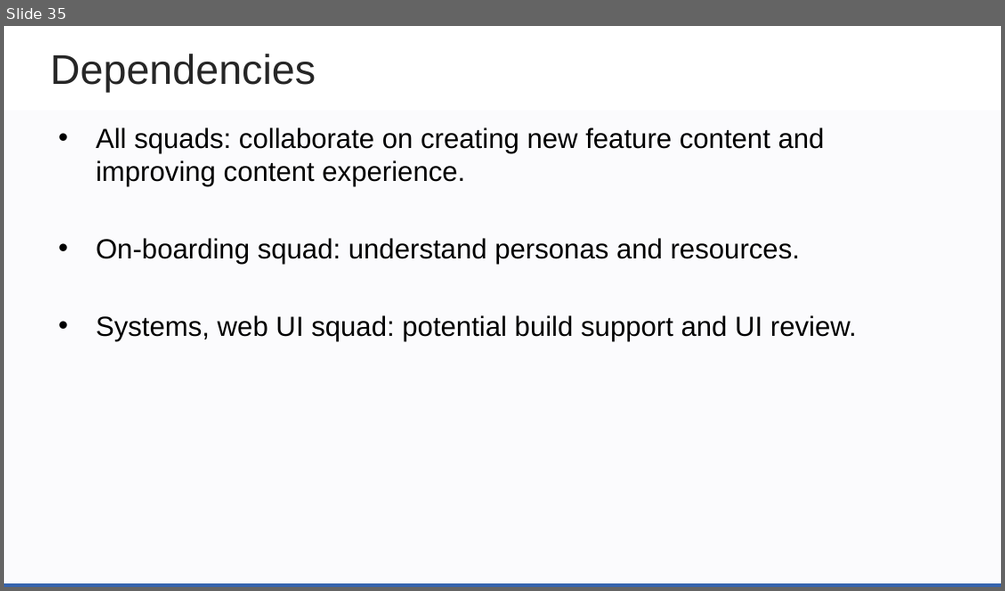
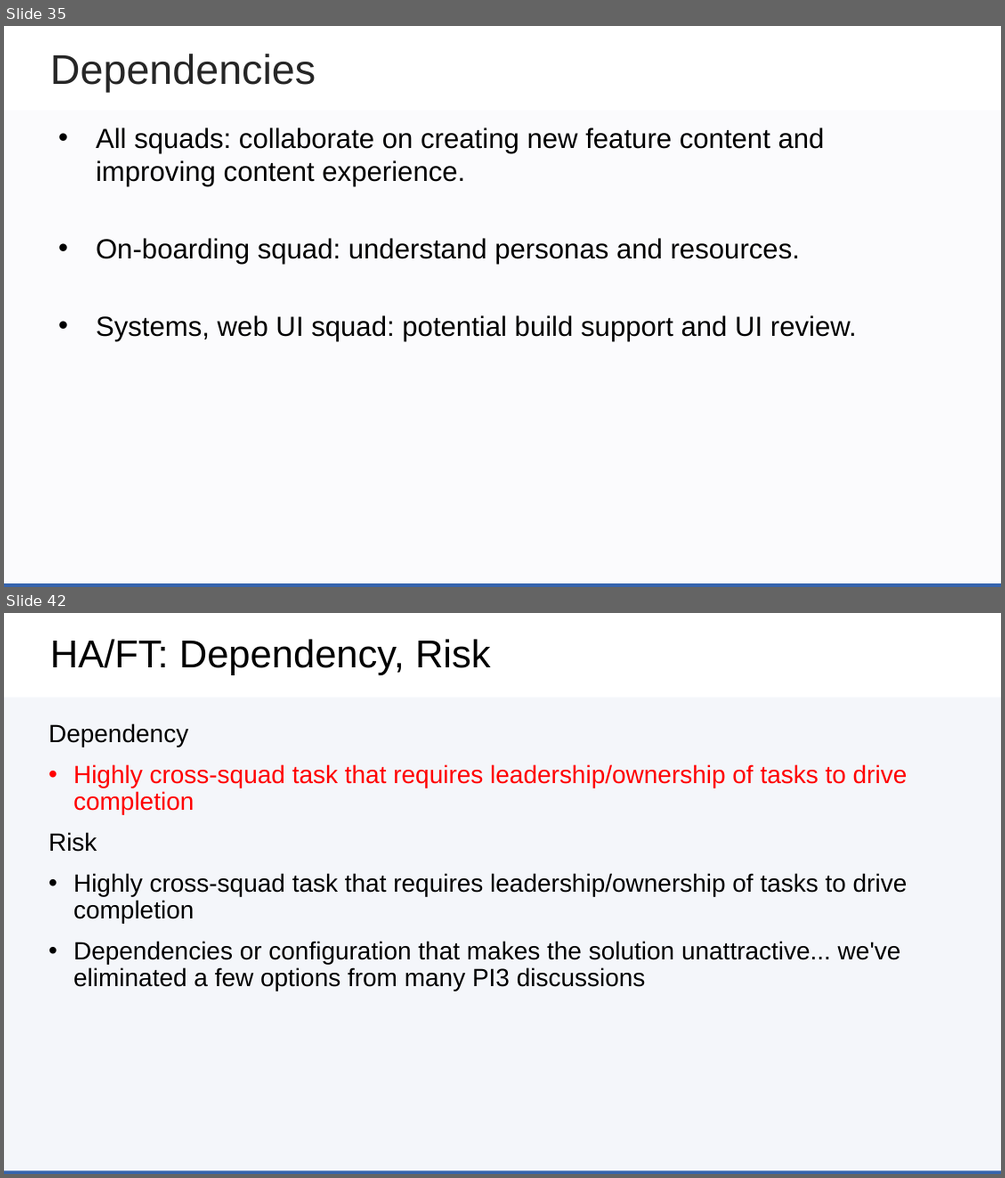
Before and after one commit to zowe/community, a slide deck: Project Management/PI Planning/20PI4 Planning/Zowe Community Squad Focus for 20PI4.pptx. Shown one above the other, each under a label of ours: slide 35 before the commit, slides 35 and 42 after it; the slides between them are not shown. The pictures are 1005x591 and 1005x1178 pixels, drawn with LibreOffice and Linux fonts; fonts in the diff are those of the drawing; background and template pictures are left out. Boxes give left, top, right and bottom in pixels: in the first picture for what was removed or moved away, otherwise in the second. Text is boxed around its words. In the diff, an @@ line names an element or a change of style, - is before the commit and + after.

```diff
--- a/Project Management/PI Planning/20PI4 Planning/Zowe Community Squad Focus for 20PI4.pptx
+++ b/Project Management/PI Planning/20PI4 Planning/Zowe Community Squad Focus for 20PI4.pptx
@@ slide 42 added at bbox=[4, 613, 1001, 1174], background #FFFFFF; not listed: 2 template elements that a slide beside it also shows @@
@@ title added at bbox=[50, 639, 491, 675], 28 pt, text #000000 @@
+HA/FT: Dependency, Risk
@@ rectangle added at bbox=[4, 697, 1001, 1173], fill #3664AD at 3% opacity @@
@@ text added at bbox=[48, 723, 907, 990], 18 pt, text #000000 @@
+Dependency
+• Highly cross-squad task that requires leadership/ownership of tasks to drive completion
+Risk
+• Highly cross-squad task that requires leadership/ownership of tasks to drive completion
+• Dependencies or configuration that makes the solution unattractive... we've eliminated a few options from many PI3 discussions
```
Also in this commit, not shown: 2 slides changed, 15 other slides added, 1 slide removed.
